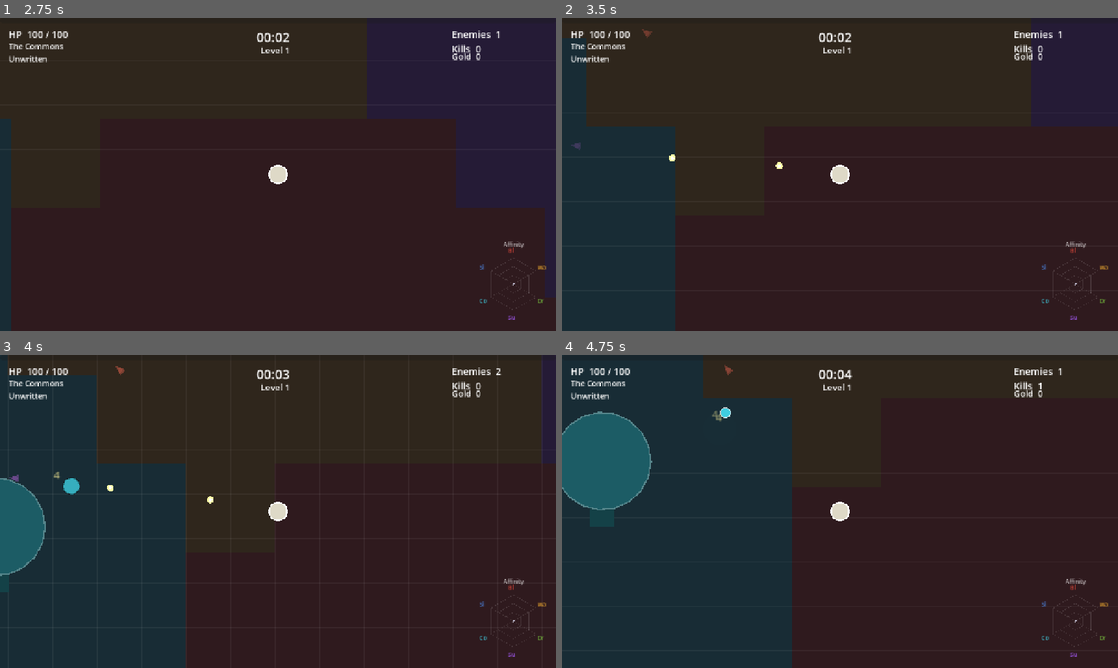
Above: before the commit, frames 1-4 (two rows, left to right).
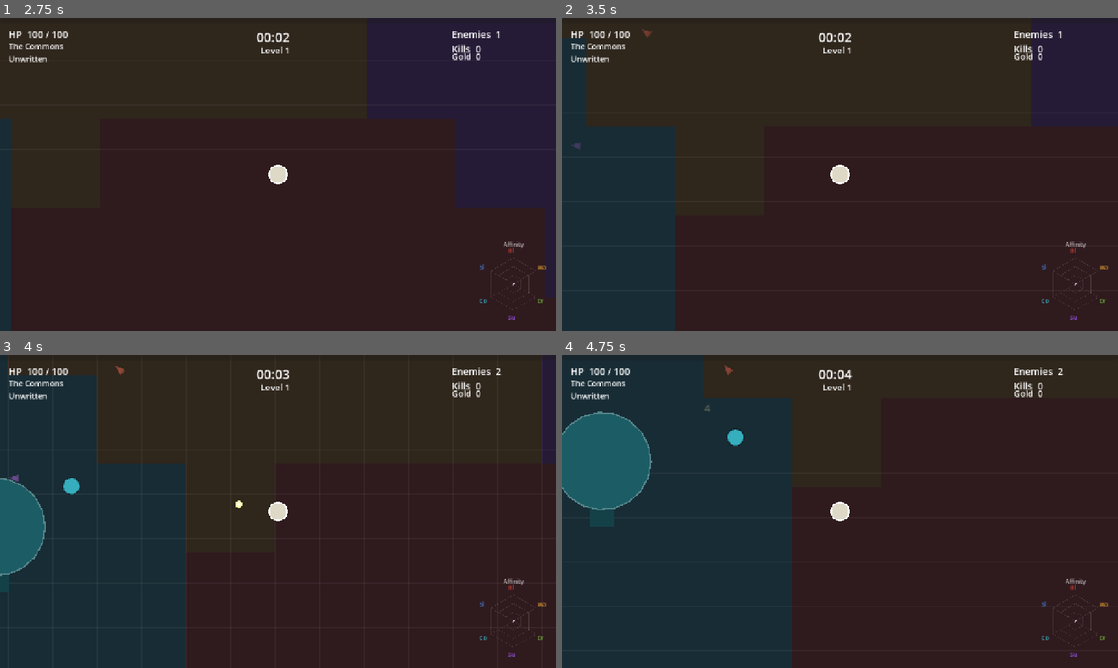
Above: after the commit, the same moments.

Repository: veighnsche/survivors-prototype
Game: Godot game, scene res://main_menu.tscn
The game is run twice, just before and just after one commit, with the same random seed, the same clock (stepped at 60 frames per second) and the same inputs.
Inputs:
- Up to frame 1 (2.75 s): click "Start Run" at 0.5 s; tap Enter at 1.25 s; hold W from 1.28 s (still down); tap 1 at 1.35 s; tap 2 at 2.1 s
- Up to frame 2 (3.5 s): release W at 2.78 s; hold A from 2.78 s (still down); tap 3 at 2.85 s
- Up to frame 3 (4 s): keep holding A; tap Q at 3.6 s
- Up to frame 4 (4.75 s): release A at 4.28 s; hold S from 4.28 s (still down); tap E at 4.35 s

Frame 1 is identical in both runs. In frame 2, less than 0.1% of the frame differs, in the area x 19-40%, y 43-49%; in frame 3, less than 0.1%; in frame 4, 0.2%, in the area x 25-91%, y 4-30%.

Commit message:
Cantrip gets real range; Shield pickup becomes a lasting Barrier
- Cantrip range 700 -> 360 (was sniping well off-screen = felt infinite);
  bolt lifetime capped to match so shots don't sail past their reach.
- Shield pickup no longer a 5s invulnerability timer (useless as a shield):
  it now grants a Barrier absorbing 40 damage that lasts UNTIL BROKEN. Soaks
  before the Aegis (which regens), shown as a gold ring on the player and a
  points-remaining ring in the boost bar.

Co-Authored-By: Claude Opus 4.8 <noreply@anthropic.com>

Diff:
--- a/scripts/config.gd
+++ b/scripts/config.gd
@@ -6,7 +6,7 @@
 var CAMERA_ZOOM := 1.6
 
 # --- The cantrip (tabula rasa starting attack) -------------------------------
-var CANTRIP := {"damage": 4.5, "interval": 0.45, "range": 700.0, "speed": 520.0, "life": 1.4}
+var CANTRIP := {"damage": 4.5, "interval": 0.45, "range": 360.0, "speed": 520.0, "life": 0.75}
 
 # --- Families (the six corners; v1 implements blast/ward/drain) ---------------
 var FAMILY_COLORS := {
@@ -147,7 +147,7 @@
 var HEAL_AMOUNT := 40.0
 
 var BOOST_DURATION := 8.0
-var SHIELD_DURATION := 5.0
+var SHIELD_BARRIER := 40.0  # the Shield pickup grants a barrier that absorbs this much (no timer)
 
 var CHEST_GOLD := 2
 var CHEST_HEAL := 25.0
--- a/scripts/pickup.gd
+++ b/scripts/pickup.gd
@@ -68,5 +68,5 @@
 	draw_arc(Vector2.ZERO, 12.0, 0.0, TAU, 22, Color(1, 1, 1, 0.85), 2.0)
 	var letter: String = {"heal": "+", "magnet": "M", "bomb": "B", "frenzy": "F", "power": "P", "haste": "H", "shield": "S"}.get(kind, "?")
 	draw_string(ThemeDB.fallback_font, Vector2(-5, 6), letter, HORIZONTAL_ALIGNMENT_LEFT, -1, 16, Color(0.1, 0.1, 0.12))
-	var pname: String = {"heal": "Heal", "magnet": "Magnet", "bomb": "Bomb", "frenzy": "Frenzy", "power": "Power", "haste": "Haste", "shield": "Shield"}.get(kind, "?")
+	var pname: String = {"heal": "Heal", "magnet": "Magnet", "bomb": "Bomb", "frenzy": "Frenzy", "power": "Power", "haste": "Haste", "shield": "Barrier"}.get(kind, "?")
 	draw_string(ThemeDB.fallback_font, Vector2(-60, -20), pname, HORIZONTAL_ALIGNMENT_CENTER, 120, 13, c)
--- a/scripts/player.gd
+++ b/scripts/player.gd
@@ -75,6 +75,7 @@
 var boost_speed := 1.0
 var boost_speed_t := 0.0
 var invuln_t := 0.0
+var bonus_shield := 0.0  # Barrier pickup: absorbs damage until broken, no timer
 
 # Contact damage
 var contact_tick := 0.5
@@ -562,6 +563,15 @@
 		Sim.damage_taken += max(0.0, amount - armor)
 		return
 	var remaining := maxf(0.0, amount - armor)
+	# Barrier (Shield pickup) absorbs first — it's expendable, the Aegis regens.
+	if bonus_shield > 0.0 and remaining > 0.0:
+		var soaked: float = min(bonus_shield, remaining)
+		bonus_shield -= soaked
+		remaining -= soaked
+		RunLog.bump("damage_taken", "barrier", soaked)
+		queue_redraw()
+		if remaining <= 0.0:
+			return
 	if shield_hp > 0.0 and remaining > 0.0:
 		var absorbed: float = min(shield_hp, remaining)
 		shield_hp -= absorbed
@@ -610,8 +620,8 @@
 		out.append({"name": "Frenzy", "secs": boost_rate_t,  "frac": boost_rate_t / Config.BOOST_DURATION,  "color": Color(0.95, 0.4, 0.32)})
 	if boost_speed_t > 0.0:
 		out.append({"name": "Haste",  "secs": boost_speed_t, "frac": boost_speed_t / Config.BOOST_DURATION, "color": Color(0.3, 0.9, 0.95)})
-	if invuln_t > 0.0:
-		out.append({"name": "Shield", "secs": invuln_t,      "frac": invuln_t / Config.SHIELD_DURATION,     "color": Color(0.92, 0.9, 0.5)})
+	if bonus_shield > 0.0:
+		out.append({"name": "Barrier", "secs": bonus_shield, "frac": clampf(bonus_shield / Config.SHIELD_BARRIER, 0.0, 1.0), "color": Color(0.92, 0.9, 0.5)})
 	return out
 
 
@@ -644,7 +654,7 @@
 			boost_speed = 1.4
 			boost_speed_t = Config.BOOST_DURATION
 		"shield":
-			invuln_t = Config.SHIELD_DURATION
+			bonus_shield += Config.SHIELD_BARRIER
 	modulate = Color(1.4, 1.4, 0.7)
 	create_tween().tween_property(self, "modulate", Color.WHITE, 0.25)
 
@@ -720,3 +730,5 @@
 	if shield_max > 0.0:
 		var frac := shield_hp / shield_max
 		draw_arc(Vector2.ZERO, radius + 6.0, -PI / 2.0, -PI / 2.0 + frac * TAU, 30, Config.FAMILY_COLORS.ward, 2.5)
+	if bonus_shield > 0.0:
+		draw_arc(Vector2.ZERO, radius + 10.0, 0.0, TAU, 30, Color(0.92, 0.9, 0.5, 0.8), 2.5)
